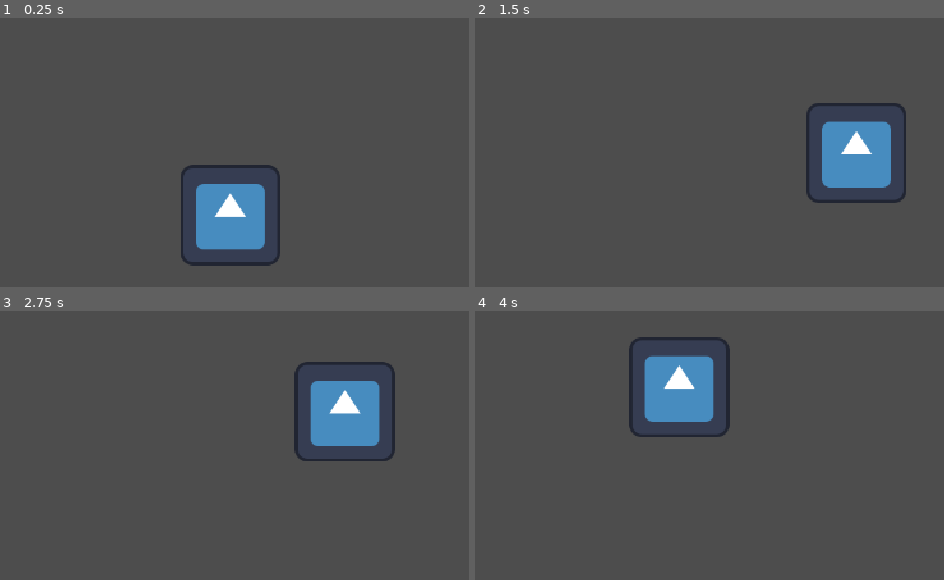
Above: before the commit, frames 1-4 (two rows, left to right).
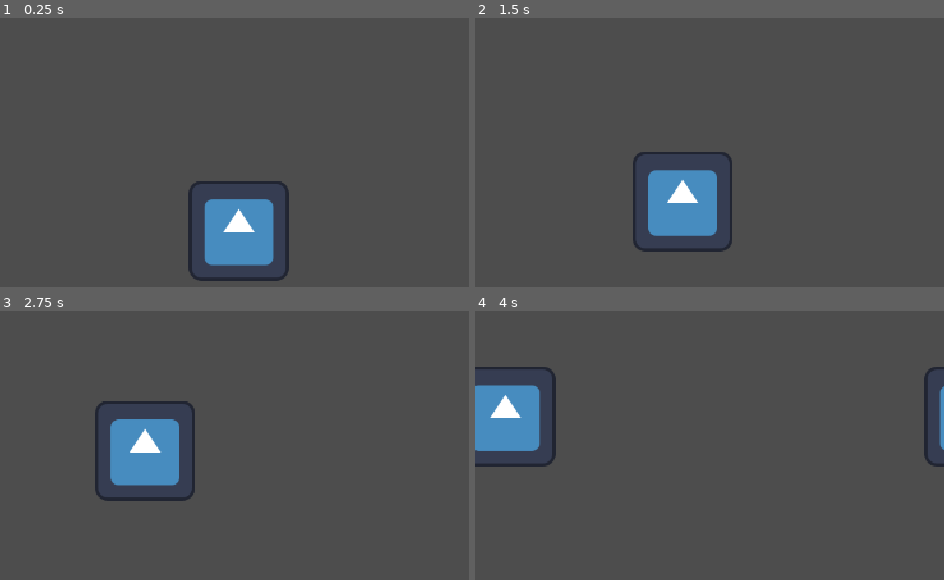
Above: after the commit, the same moments.

Repository: imLymei/mothers-day-game
Game: Godot game, scene res://Scenes/World/World.tscn
The game is run twice, just before and just after one commit, with the same random seed, the same clock (stepped at 60 frames per second) and the same inputs. The engine's default icon, where the game draws it, is replaced by a stand-in: a white triangle on a blue panel in a dark square.
Inputs (mouse positions are in pixels of both pictures, inside the frame that each line leads up to):
- Up to frame 1 (0.25 s): no input
- Up to frame 2 (1.5 s): move the mouse to (outside the picture) at 0.52 s; click (outside the picture) at 0.67 s; drag from (outside the picture) to (686, 55) at 1.27 s
- Up to frame 3 (2.75 s): move the mouse to (outside the picture) at 2.02 s; click (outside the picture) at 2.17 s
- Up to frame 4 (4 s): drag from (686, 348) to (outside the picture) at 2.77 s; move the mouse to (outside the picture) at 3.52 s; click (outside the picture) at 3.67 s

The runs differ from the first frame. In frame 1, 4.7% of the frame differs, in the area x 38-62%, y 54-98%; in frame 2, 9.1%; in frame 3, 9.1%; in frame 4, 9.6%, in the area x 0-100%, y 9-58%.

Commit message:
refactor: always start game on Y 0

Diff:
--- a/Scenes/Player/Player.gd
+++ b/Scenes/Player/Player.gd
@@ -7,6 +7,9 @@
 
 var screen_size: Vector2
 var current_direction := 0
+
+var is_touching := false
+var touch_index := -1  # To track which finger is being used
 
 @onready var sprite: Sprite2D = %Sprite
 
@@ -33,20 +36,38 @@
 
 	move_and_slide()
 
-	if global_position.x <= 0:
+	var screen_x_center = screen_size.x / 2
+
+	if global_position.x <= -screen_x_center:
 		global_position.x += screen_size.x
-	elif global_position.x >= screen_size.x:
+	elif global_position.x >= screen_x_center:
 		global_position.x -= screen_size.x
 
 
 func _input(event: InputEvent) -> void:
 	if event is InputEventScreenTouch:
-		event = event as InputEventScreenTouch
+		var touch_event := event as InputEventScreenTouch
 
-		if event.pressed:
+		if touch_event.pressed:
+			is_touching = true
+			touch_index = touch_event.index
+
 			var screen_x_center := screen_size.x / 2
-
-			if event.position.x < screen_x_center:
+			if touch_event.position.x < screen_x_center:
 				current_direction = -1
 			else:
 				current_direction = 1
+		elif touch_index == touch_event.index:
+			is_touching = false
+			touch_index = -1
+			current_direction = 0
+
+	elif event is InputEventScreenDrag:
+		var drag_event := event as InputEventScreenDrag
+
+		if is_touching and touch_index == drag_event.index:
+			var screen_x_center := screen_size.x / 2
+			if drag_event.position.x < screen_x_center:
+				current_direction = -1
+			else:
+				current_direction = 1
--- /dev/null
+++ b/Scenes/World/World.gd
@@ -0,0 +1,16 @@
+extends Node2D
+
+
+var best_score = 0
+var screen_size: Vector2
+
+@onready var camera_2d: Camera2D = %Camera2D
+
+
+func _ready() -> void:
+	screen_size = get_viewport_rect().size
+
+	camera_2d.global_position.y = -screen_size.y / 2
+
+func _process(delta: float) -> void:
+	pass
--- a/Scenes/World/World.tscn
+++ b/Scenes/World/World.tscn
@@ -1,18 +1,22 @@
-[gd_scene load_steps=3 format=3 uid="uid://2br3kn32w0pd"]
+[gd_scene load_steps=4 format=3 uid="uid://2br3kn32w0pd"]
 
 [ext_resource type="PackedScene" uid="uid://dwkl5axyrlrce" path="res://Scenes/Player/Player.tscn" id="1_0nbjp"]
+[ext_resource type="Script" uid="uid://cqwxdx7ix6chh" path="res://Scenes/World/World.gd" id="1_xf6vi"]
 
 [sub_resource type="RectangleShape2D" id="RectangleShape2D_0nbjp"]
 size = Vector2(612, 20)
 
 [node name="World" type="Node2D"]
+script = ExtResource("1_xf6vi")
 
 [node name="Player" parent="." instance=ExtResource("1_0nbjp")]
-position = Vector2(294, 890)
+position = Vector2(5, -98)
 
 [node name="StaticBody2D" type="StaticBody2D" parent="."]
-position = Vector2(302, 1018)
 
 [node name="CollisionShape2D" type="CollisionShape2D" parent="StaticBody2D"]
 shape = SubResource("RectangleShape2D_0nbjp")
 debug_color = Color(0.986535, 0, 0.322584, 0.42)
+
+[node name="Camera2D" type="Camera2D" parent="."]
+unique_name_in_owner = true
Not shown, added: Scenes/World/World.gd.uid
